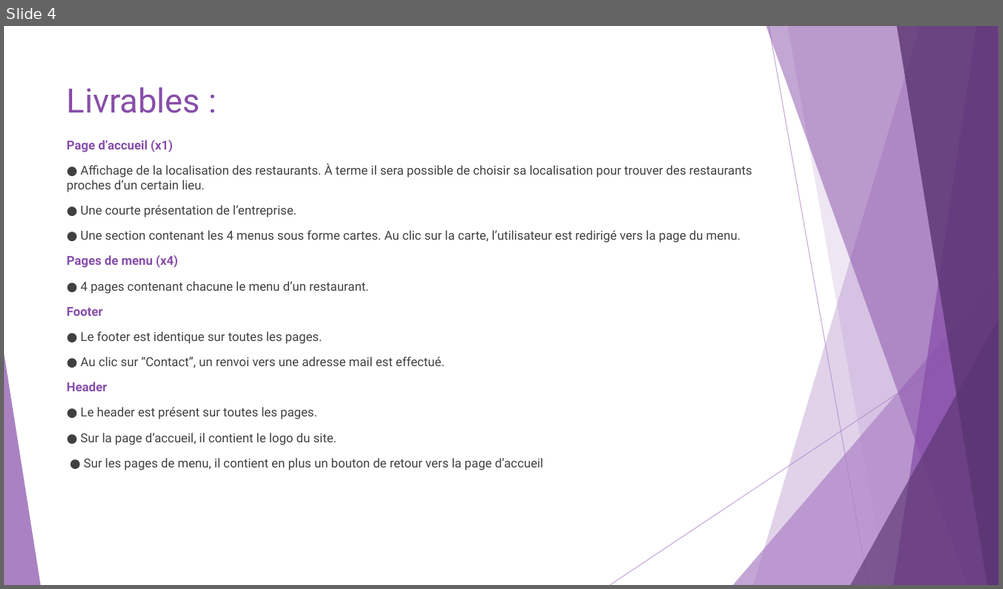
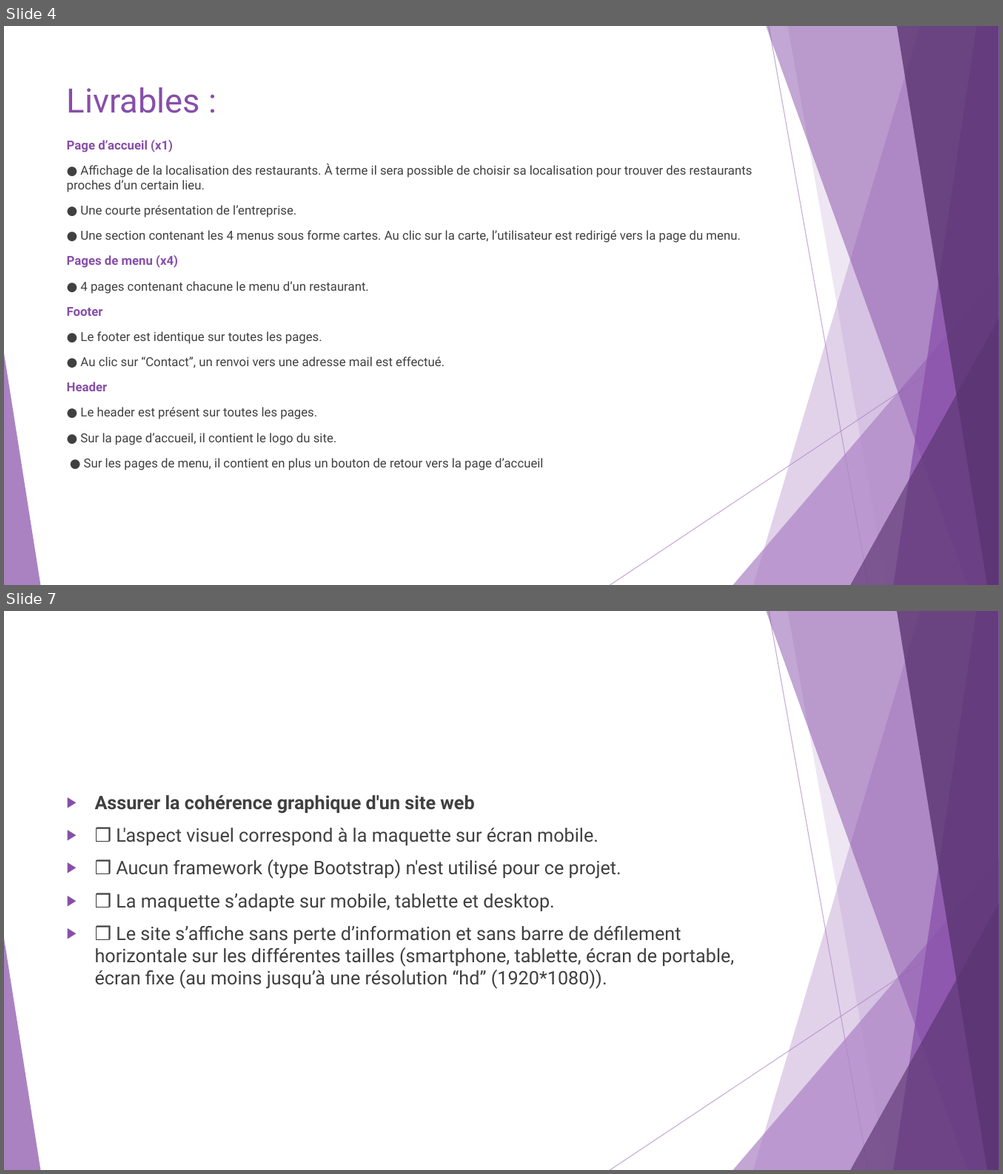
Before and after one commit to vrudy77/Ohmyfood, a slide deck: SUPPORT PROJET N°3.pptx. Shown one above the other, each under a label of ours: slide 4 before the commit, slides 4 and 7 after it; the slides between them are not shown. The pictures are 1003x589 and 1003x1174 pixels, drawn with LibreOffice and Linux fonts; fonts in the diff are those of the drawing. Boxes give left, top, right and bottom in pixels: in the first picture for what was removed or moved away, otherwise in the second. Text is boxed around its words. In the diff, an @@ line names an element or a change of style, - is before the commit and + after.

```diff
--- a/SUPPORT PROJET N°3.pptx
+++ b/SUPPORT PROJET N°3.pptx
@@ slide 7 added at [4,611,999,1170], background #FFFFFF; not listed: 10 template elements that a slide beside it also shows @@
@@ text added at [95,795,734,989], 18 pt, text #404040 @@
+▶ Assurer la cohérence graphique d'un site web
+▶ ❒ L'aspect visuel correspond à la maquette sur écran mobile.
+▶ ❒ Aucun framework (type Bootstrap) n'est utilisé pour ce projet.
+▶ ❒ La maquette s’adapte sur mobile, tablette et desktop.
+▶ ❒ Le site s’affiche sans perte d’information et sans barre de défilement horizontale sur les différentes tailles (smartphone, tablette, écran de portable, écran fixe (au moins jusqu’à une résolution “hd” (1920*1080)).
```
Also in this commit, not shown: 3 slides changed, 4 other slides added, 6 other files.
